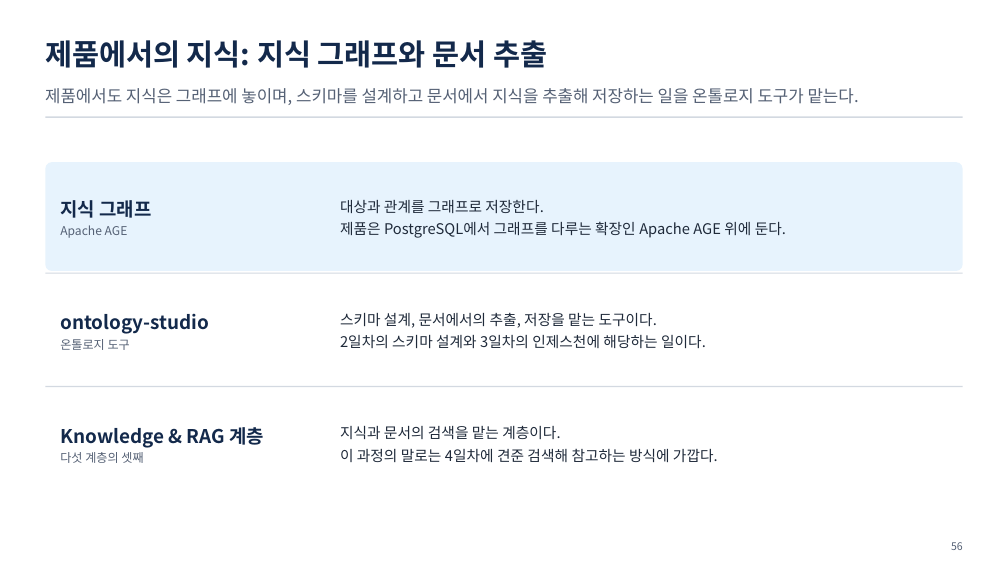
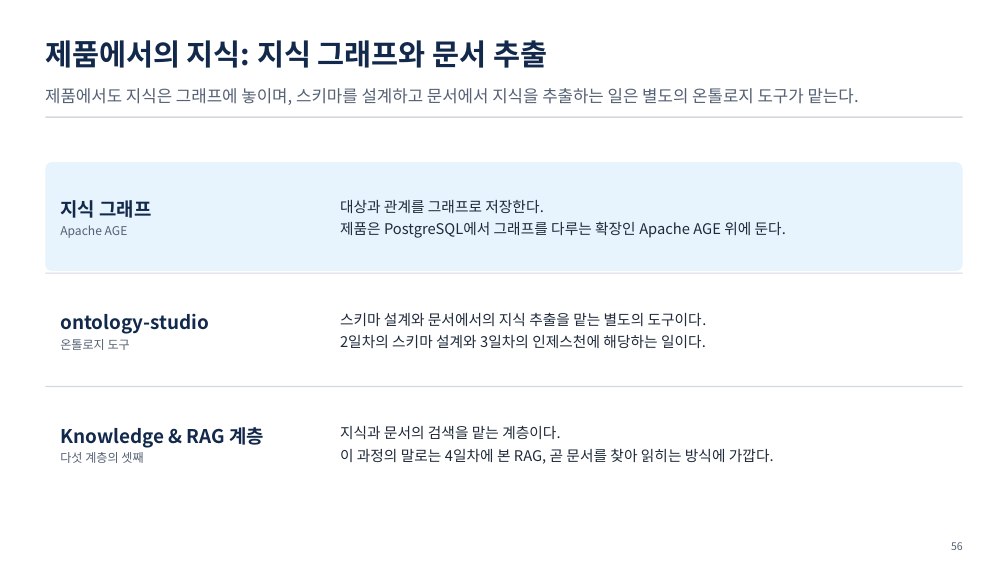
Before and after one commit to uengine-oss/hyd-iot-edu, a slide deck: slide 56 of docs/교재/실전반/08일차/실전반_08일차.pptx. Drawn at 1008x567 pixels with LibreOffice and Linux fonts; fonts in the diff are those of the drawing. Boxes give left, top, right and bottom in pixels: in the first picture for what was removed or moved away, otherwise in the second. Text is boxed around its words. In the diff, an @@ line names an element or a change of style, - is before the commit and + after.

```diff
--- a/docs/교재/실전반/08일차/실전반_08일차.pptx
+++ b/docs/교재/실전반/08일차/실전반_08일차.pptx
@@ text at [45,88,859,105]: text changed @@
-제품에서도 지식은 그래프에 놓이며, 스키마를 설계하고 문서에서 지식을 추출해 저장하는 일을 온톨로지 도구가 맡는다.
+제품에서도 지식은 그래프에 놓이며, 스키마를 설계하고 문서에서 지식을 추출하는 일은 별도의 온톨로지 도구가 맡는다.
@@ text at [340,312,707,326]: text changed @@
-스키마 설계, 문서에서의 추출, 저장을 맡는 도구이다.
+스키마 설계와 문서에서의 지식 추출을 맡는 별도의 도구이다.
@@ text at [340,449,774,464]: text changed @@
-이 과정의 말로는 4일차에 견준 검색해 참고하는 방식에 가깝다.
+이 과정의 말로는 4일차에 본 RAG, 곧 문서를 찾아 읽히는 방식에 가깝다.
```
Also in this commit, not shown: 47 other slides changed, 2 slides added, 1 slide removed, 27 other files.
